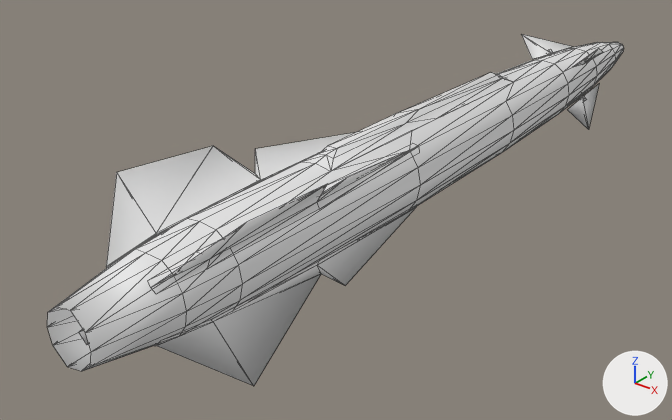
Before and after pictures for a commit that changed the OBJ model meshes/AShM3.obj.
Before and after are seen from a 50 mm camera at (1.99, -3.2, 1.49) aimed at (-0.27, -0.38, -0.26). Every picture has the same lights, and +X, +Y and +Z are marked at lower right. Mesh edges are drawn as thin lines. Where no turn or scale is listed for an object, it has been applied to the vertices. Vertices at the same position are counted once.

The scene before the commit, as lines of its bpy script (objects in view):
```python
me_ashm3 = bpy.data.meshes.new('AShM3')
me_ashm3.from_pydata(...)  # 303 vertices, 497 faces; spans x -0.29..0.29, y -1.94..1.94, z -0.29..0.29
ob_ashm3 = bpy.data.objects.new('AShM3', me_ashm3)
ob_ashm3.location = (0.0, 0.0, 0.0)
```
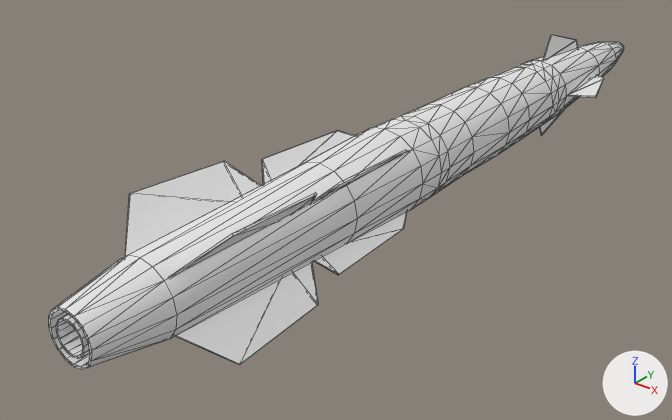
Boxes [x1, y1, x2, y2] around the edits, measured in the pictures (672 x 420 px):
'AShM3', reshaped: before [47, 34, 624, 386]; after [49, 34, 624, 370]
part 1 of me_ashm3, rebuilt (8% narrower, 7% shorter): before [106, 132, 356, 268]; after [125, 130, 355, 256]
part 2 of me_ashm3, rebuilt (12% narrower, 15% shorter): before [148, 143, 419, 294]; after [170, 150, 409, 278]
part 3 of me_ashm3, rebuilt (12% narrower, 15% shorter): before [155, 205, 417, 386]; after [176, 212, 407, 365]
part 4 of me_ashm3, deleted: before [522, 34, 603, 130]
part 5 of me_ashm3, built on: before [47, 42, 624, 371]; after [49, 34, 624, 370]

What changed in the scene script:
```text
Add mat_material_001:
    mat_material_001 = principled_material('Material.001')
    mat_material_001.base_color = (0.8, 0.8, 0.8)  # white #e7e7e7
    mat_material_001.roughness = 1.0
Add mat_material_002:
    mat_material_002 = principled_material('Material.002')
    mat_material_002.base_color = (0.8, 0.8, 0.8)  # white #e7e7e7
    mat_material_002.roughness = 1.0
Add mat_material_013:
    mat_material_013 = principled_material('Material.013')
    mat_material_013.base_color = (0.8, 0.8, 0.8)  # white #e7e7e7
    mat_material_013.roughness = 1.0
Add mat_material:
    mat_material = principled_material('Material')
    mat_material.base_color = (0.8, 0.8, 0.8)  # white #e7e7e7
    mat_material.roughness = 1.0
Add mat_material_006:
    mat_material_006 = principled_material('Material.006')
    mat_material_006.base_color = (0.8, 0.8, 0.8)  # white #e7e7e7
    mat_material_006.roughness = 1.0
Change me_ashm3:
    used by ob_ashm3; location = (0.0, 0.0, 0.0)
    remove me_ashm3.from_pydata(...)  # 303 vertices, 497 faces; spans x -0.29..0.29, y -1.94..1.94, z -0.29..0.29
    add me_ashm3.from_pydata(...)  # 464 vertices, 892 faces; spans x -0.27..0.27, y -1.93..1.93, z -0.27..0.27
    me_ashm3 part 1: the loose piece of 18 vertices spanning x -0.29..-0.08, y -1.7..-0.36, z 0.08..0.29 is rebuilt with 20 vertices and now spans x -0.23..-0.08, y -1.65..-0.39, z 0.08..0.23, in mat_material (white #e7e7e7)
    me_ashm3 part 2: the loose piece of 18 vertices spanning x 0.08..0.29, y -1.7..-0.36, z 0.08..0.29 is rebuilt with 20 vertices and now spans x 0.08..0.23, y -1.65..-0.39, z 0.08..0.23, in mat_material (white #e7e7e7)
    me_ashm3 part 3: the loose piece of 17 vertices spanning x 0.08..0.29, y -1.7..-0.36, z -0.29..-0.08 is rebuilt with 20 vertices and now spans x 0.08..0.23, y -1.65..-0.39, z -0.23..-0.08, in mat_material (white #e7e7e7)
    me_ashm3 part 4: 8 loose pieces with 44 vertices, spanning x -0.21..0.21, y 1.03..1.46, z -0.21..0.21, are deleted
    me_ashm3 part 5: 170 vertices removed from x -0.18..0.18, y -1.94..1.94, z -0.18..0.21; 366 vertices added at x -0.27..0.27, y -1.93..1.93, z -0.27..0.27
    add me_ashm3.materials.append(mat_material)  # white #e7e7e7
    add me_ashm3.materials.append(mat_material_001)  # white #e7e7e7
    add me_ashm3.materials.append(mat_material_002)  # white #e7e7e7
    add me_ashm3.materials.append(mat_material_006)  # white #e7e7e7
    add me_ashm3.materials.append(mat_material_013)  # white #e7e7e7
```
